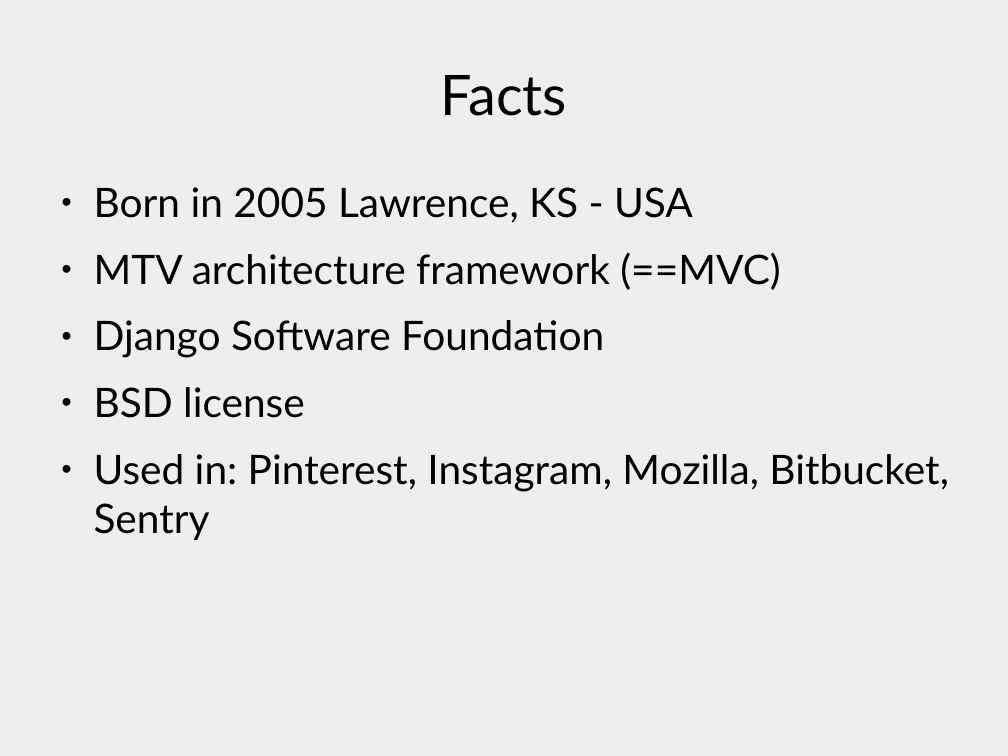
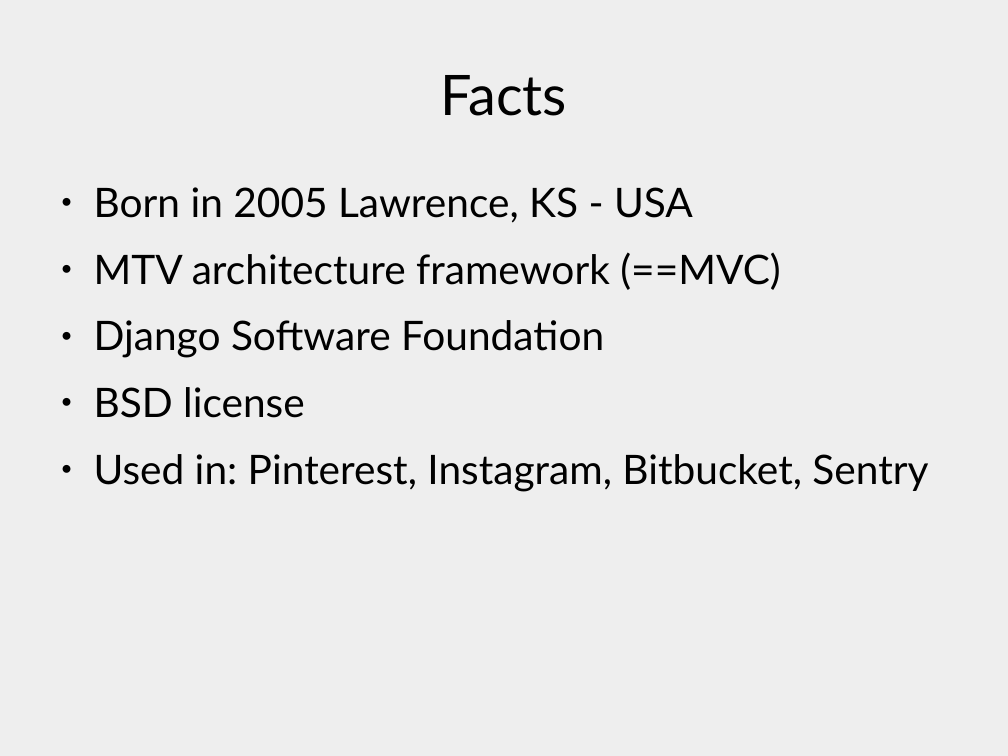
Before and after one commit to xrmx/tcs-lademuta, a slide deck: slide 9 of django.odp. Drawn at 1008x756 pixels with LibreOffice and Linux fonts; fonts in the diff are those of the drawing. Boxes give left, top, right and bottom in pixels: in the first picture for what was removed or moved away, otherwise in the second. Text is boxed around its words. In the diff, an @@ line names an element or a change of style, - is before the commit and + after.

```diff
--- a/django.odp
+++ b/django.odp
@@ text at <box>94,454,928,492</box>: text changed @@
-● Used in: Pinterest, Instagram, Mozilla, Bitbucket, Sentry
+● Used in: Pinterest, Instagram, Bitbucket, Sentry
```
Also in this commit, not shown: 5 other slides changed, 1 slide added, 2 other files.
